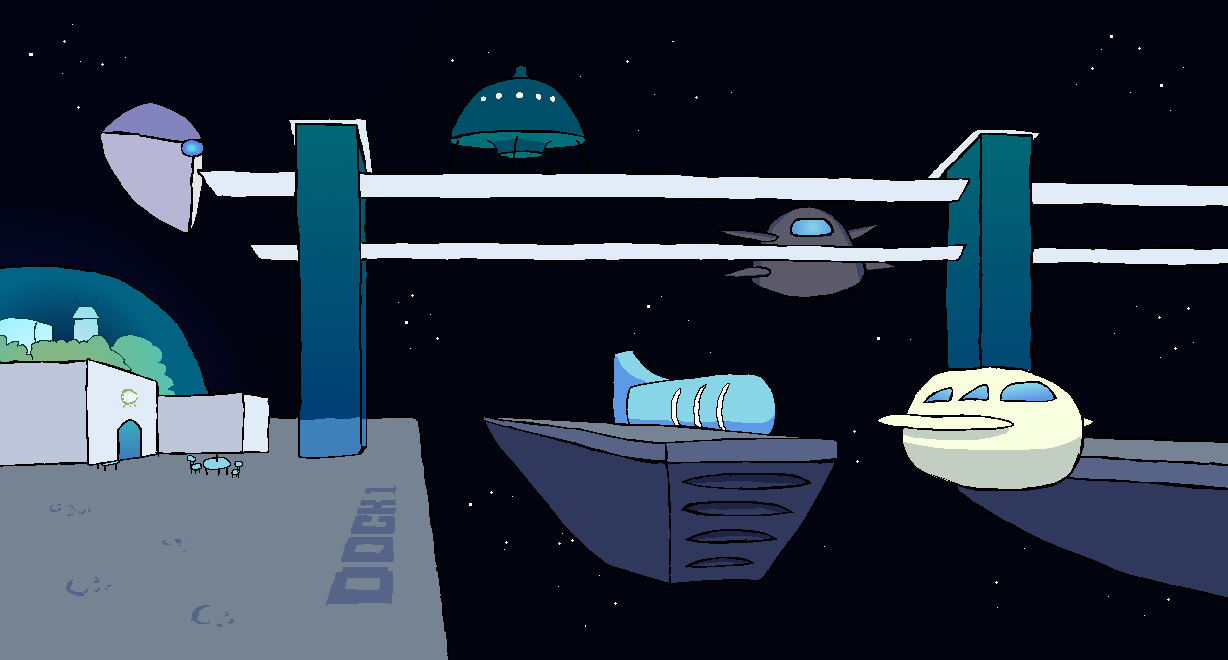
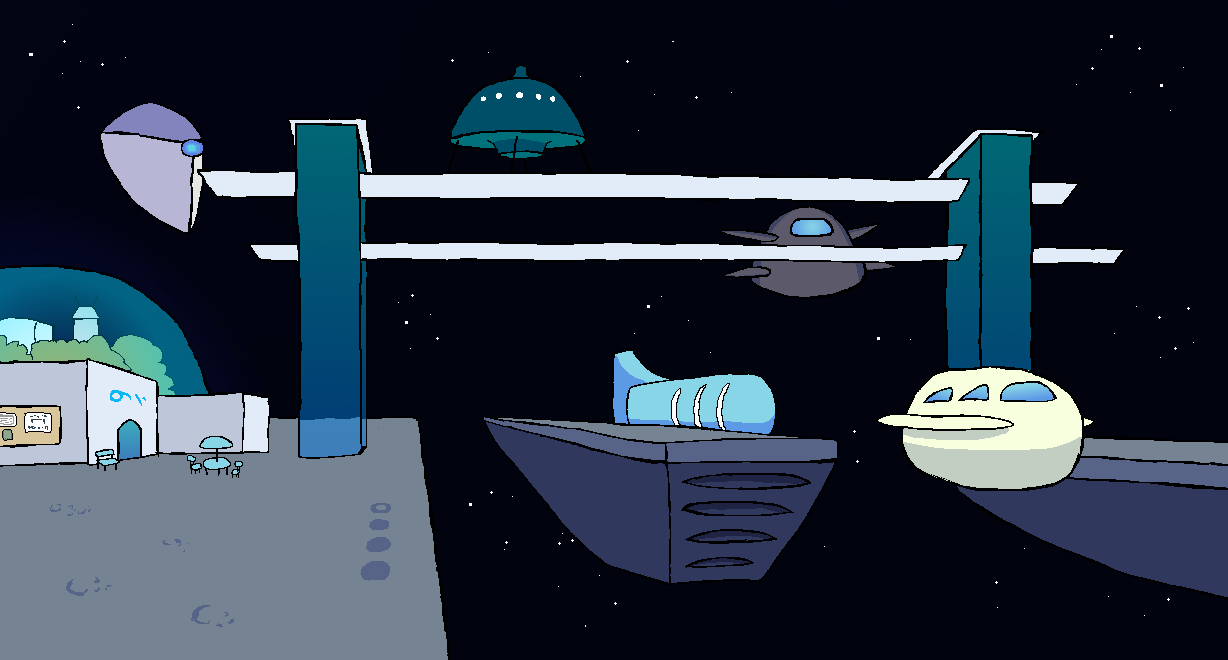
Comparing the layer stacks of the two 1228x660 images. Changes:
painted on "bridge" over [1062, 182, 1228, 267]
painted on "Layer #5" over [1062, 184, 1228, 265]
moved "small stuff" above "aushang" over [95, 436, 233, 464]
added layer "aushang" in group "backgr" over [0, 405, 62, 448]
renamed "emblem" to "port nem text", painted on it over [110, 389, 146, 408]
added layer "text2" in group "backgr" over [360, 503, 391, 581]
painted on "dock ground text" over [325, 486, 396, 605]
